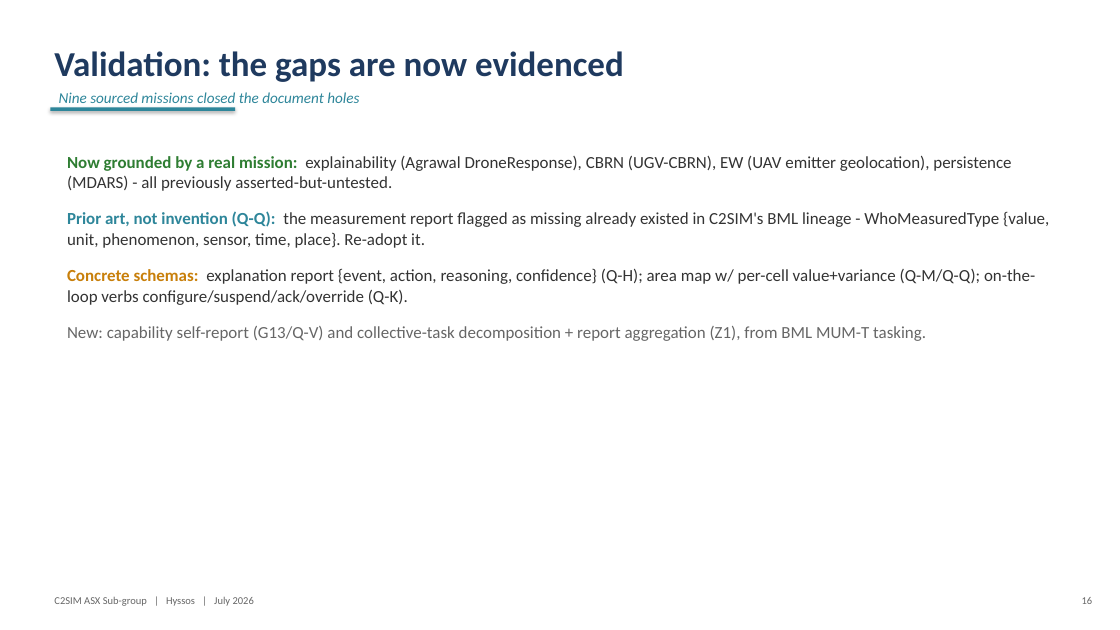
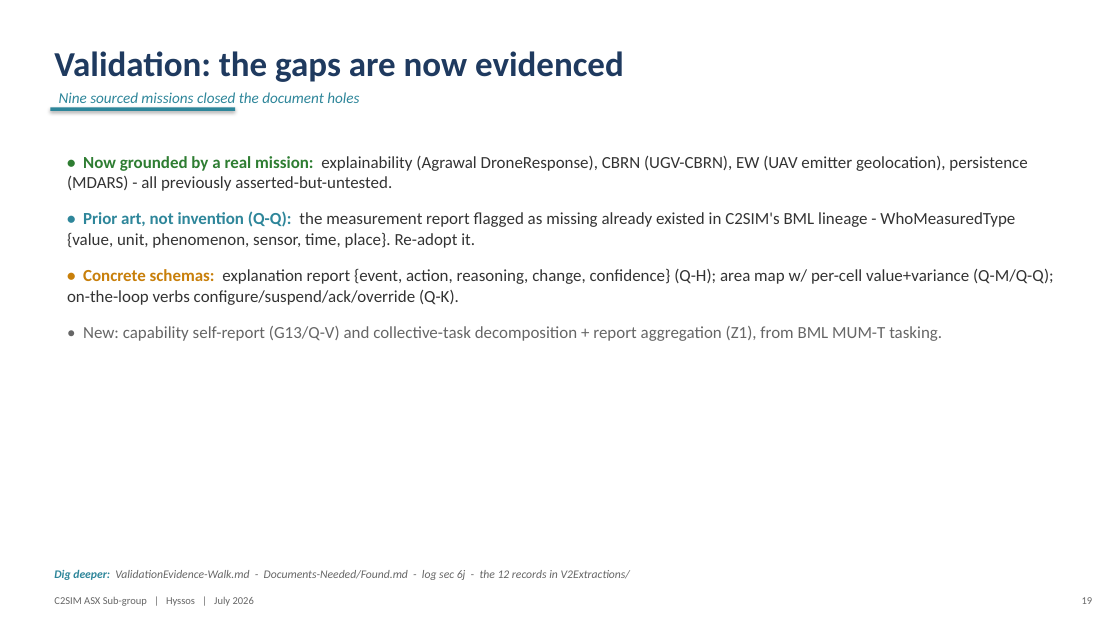
Before and after one commit to hyssostech/C2SIMArtifacts, a slide deck: slide 19 of Subgroups/ASX/InstantiationReview/ASX-Instantiation-Findings.pptx (slide 16 before the commit). Drawn at 1120x630 pixels with LibreOffice and Linux fonts; fonts in the diff are those of the drawing. Boxes give left, top, right and bottom in pixels: in the first picture for what was removed or moved away, otherwise in the second. Text is boxed around its words. In the diff, an @@ line names an element or a change of style, - is before the commit and + after.

```diff
--- a/Subgroups/ASX/InstantiationReview/ASX-Instantiation-Findings.pptx
+++ b/Subgroups/ASX/InstantiationReview/ASX-Instantiation-Findings.pptx
@@ text at <box>67,156,1054,341</box>: text changed @@
-Now grounded by a real mission: explainability (Agrawal DroneResponse), CBRN (UGV-CBRN), EW (UAV emitter geolocation), persistence (MDARS) - all previously asserted-but-untested.
-Prior art, not invention (Q-Q): the measurement report flagged as missing already existed in C2SIM's BML lineage - WhoMeasuredType {value, unit, phenomenon, sensor, time, place}. Re-adopt it.
-Concrete schemas: explanation report {event, action, reasoning, confidence} (Q-H); area map w/ per-cell value+variance (Q-M/Q-Q); on-the-loop verbs configure/suspend/ack/override (Q-K).
-New: capability self-report (G13/Q-V) and collective-task decomposition + report aggregation (Z1), from BML MUM-T tasking.
+• Now grounded by a real mission: explainability (Agrawal DroneResponse), CBRN (UGV-CBRN), EW (UAV emitter geolocation), persistence (MDARS) - all previously asserted-but-untested.
+• Prior art, not invention (Q-Q): the measurement report flagged as missing already existed in C2SIM's BML lineage - WhoMeasuredType {value, unit, phenomenon, sensor, time, place}. Re-adopt it.
+• Concrete schemas: explanation report {event, action, reasoning, change, confidence} (Q-H); area map w/ per-cell value+variance (Q-M/Q-Q); on-the-loop verbs configure/suspend/ack/override (Q-K).
+• New: capability self-report (G13/Q-V) and collective-task decomposition + report aggregation (Z1), from BML MUM-T tasking.
@@ text added at <box>54,570,630,580</box>, 10 pt, text #666666, italic @@
+Dig deeper: ValidationEvidence-Walk.md - Documents-Needed/Found.md - log sec 6j - the 12 records in V2Extractions/
```
Also in this commit, not shown: 22 other slides changed, 6 slides added, 18 other files.
